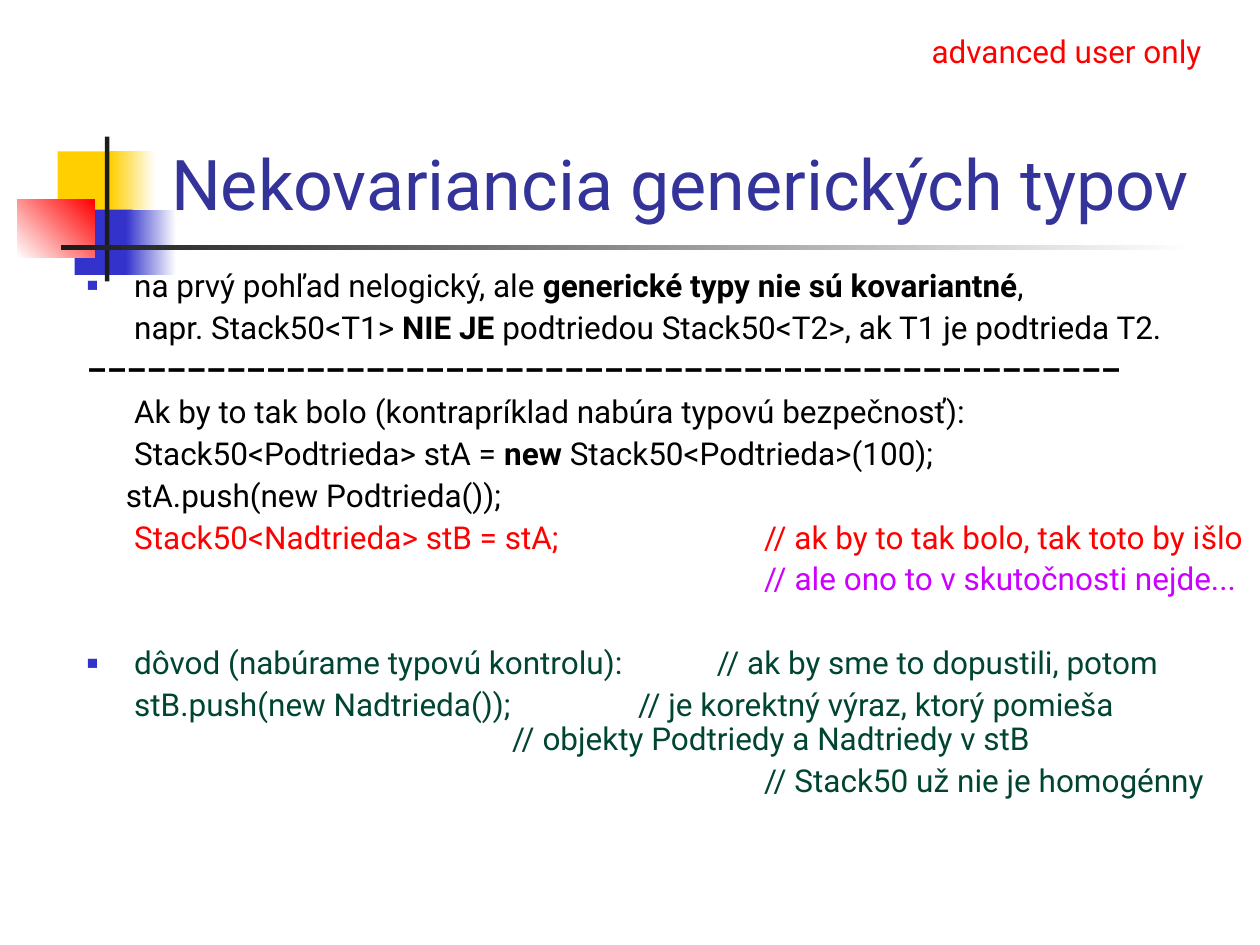
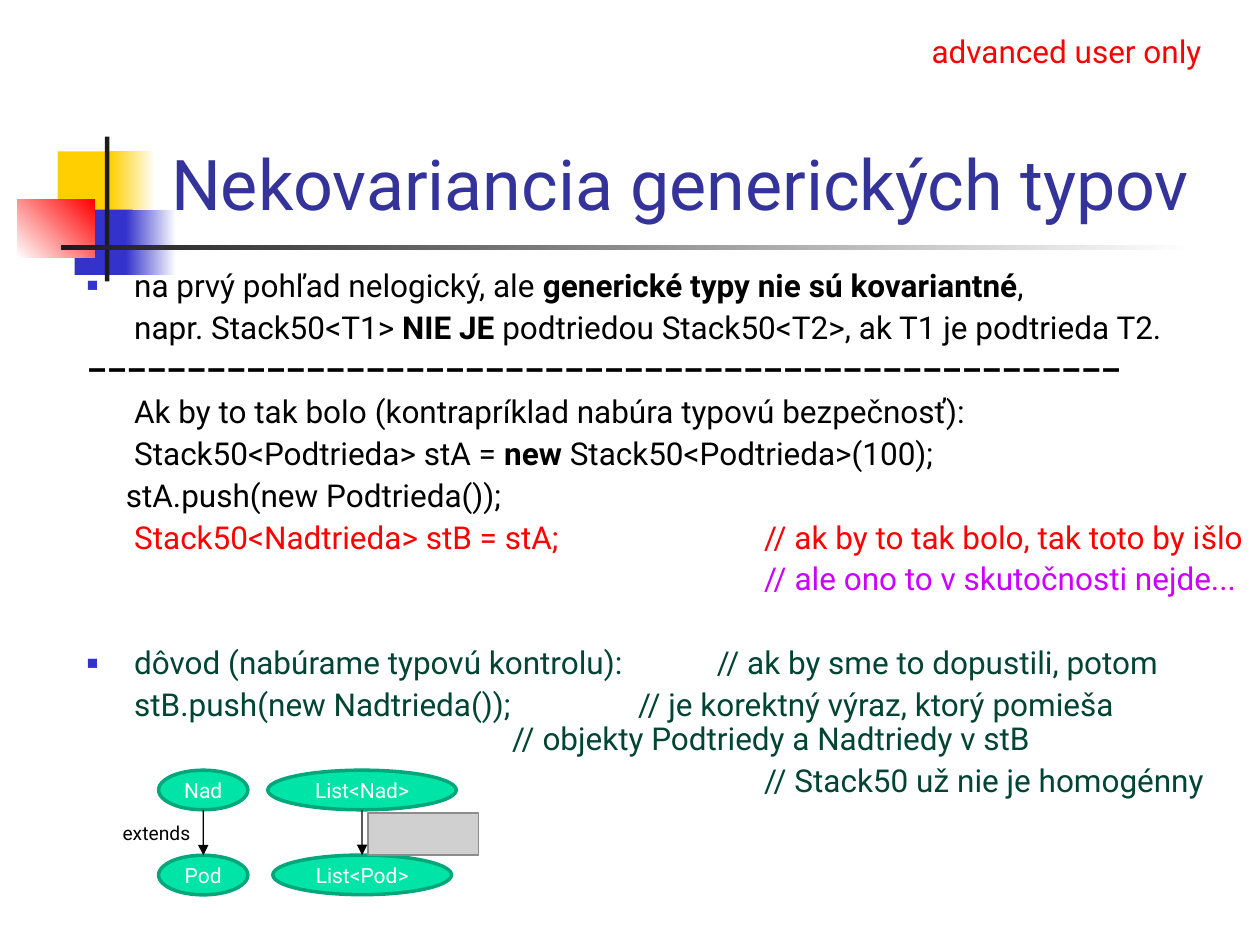
Before and after one commit to Programovanie4/Prednasky, a slide deck: slide 15 of 05/05_java.ppt. Drawn at 1260x945 pixels with LibreOffice and Linux fonts; fonts in the diff are those of the drawing; grey boxes stand for pictures. Boxes give left, top, right and bottom in pixels: in the first picture for what was removed or moved away, otherwise in the second. Text is boxed around its words. In the diff, an @@ line names an element or a change of style, - is before the commit and + after.

```diff
--- a/05/05_java.ppt
+++ b/05/05_java.ppt
@@ ellipse added at [159, 770, 248, 809], fill #00E4A8, outline #00A77A 2.01 pt, 12 pt, text #FFFFFF @@
+Nad
@@ ellipse added at [268, 770, 457, 809], fill #00E4A8, outline #00A77A 2.01 pt, 12 pt, text #FFFFFF @@
+List<Nad>
@@ text added at [123, 825, 191, 840], 11 pt, text #000000 @@
+extends
@@ arrow added from (203, 810) to (203, 856), #000000 0.74 pt @@
@@ arrow added from (362, 810) to (362, 856), #000000 0.74 pt @@
@@ picture added at [368, 813, 479, 854] @@
@@ ellipse added at [159, 856, 248, 895], fill #00E4A8, outline #00A77A 2.01 pt, 12 pt, text #FFFFFF @@
+Pod
@@ ellipse added at [272, 856, 451, 895], fill #00E4A8, outline #00A77A 2.01 pt, 12 pt, text #FFFFFF @@
+List<Pod>
```
Also in this commit, not shown: 28 other slides changed, 1 slide added, 1 slide removed, 1 other file.
